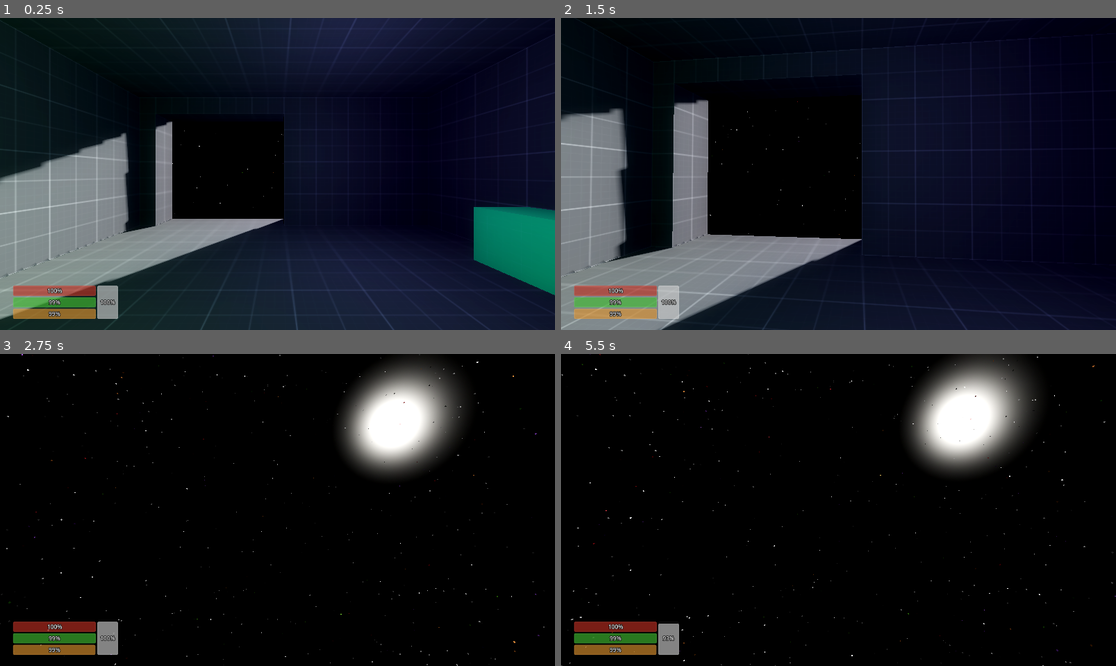
Above: before the commit, frames 1-4 (two rows, left to right).
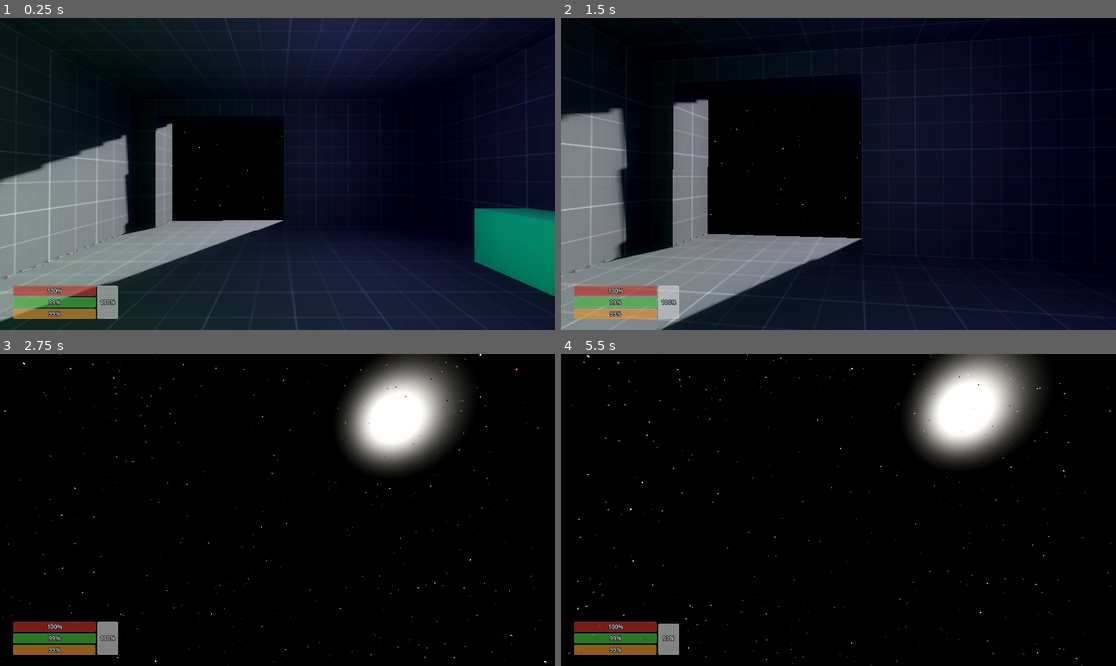
Above: after the commit, the same moments.

Repository: Clagonova/CosmicEchoes
Game: Godot game, scene res://levels/prototype/PrototypeLevel.tscn
The game is run twice, just before and just after one commit, with the same random seed, the same clock (stepped at 60 frames per second) and the same inputs.
Inputs (mouse positions are in pixels of both pictures, inside the frame that each line leads up to):
- Up to frame 1 (0.25 s): no input
- Up to frame 2 (1.5 s): move the mouse to (866, 174) at 0.52 s; hold C (crouch) 0.53-1.28 s; hold W (move_forward) from 0.53 s (still down); tap Space (jump) at 0.77, 1.07 s; tap Shift (sprint) at 0.8, 1.35 s; move the mouse to (810, 174) at 1.27 s
- Up to frame 3 (2.75 s): keep holding W (move_forward); tap Space (jump) at 1.52, 1.55, 1.82 s; move the mouse to (288, 503) at 2.02 s; hold Space (jump) from 2.03 s (still down); tap C (crouch) at 2.3 s
- Up to frame 4 (5.5 s): keep holding W (move_forward); move the mouse to (832, 516) at 2.77 s; release Space (jump) at 2.78 s; tap C (crouch) at 2.85, 4.35 s; tap Space (jump) at 3.02, 3.32, 3.77, 3.8, 4.07, 4.52, 4.82 s; tap Shift (sprint) at 3.05 s; move the mouse to (877, 513) at 3.52 s; hold Shift (sprint) 3.53-4.28 s; move the mouse to (794, 506) at 4.27 s; move the mouse to (844, 510) at 5.02 s; hold Shift (sprint) from 5.03 s (still down)

The runs differ from the first frame. In frame 1, 1.5% of the frame differs, in the area x 0-100%, y 0-100%; in frame 2, 0.4%; in frame 3, 3.0%; in frame 4, 5.0%.

Commit message:
Fixes & Refinements
- Fixed the camera jitter caused by physics process when moving
- Refined camera sway

Diff:
--- a/project.godot
+++ b/project.godot
@@ -75,12 +75,12 @@
 }
 debug_fill_fatigue={
 "deadzone": 0.2,
-"events": [Object(InputEventKey,"resource_local_to_scene":fa …(140 unchanged characters)… ":false,"keycode":0,"physical_keycode":52,"key_label":0,"unicode":0,"location":0,"echo":false,"script":null)
+"events": [Object(InputEventKey,"resource_local_to_scene":fa …(140 unchanged characters)… ":false,"keycode":0,"physical_keycode":51,"key_label":0,"unicode":0,"location":0,"echo":false,"script":null)
 ]
 }
 debug_fill_oxygen={
 "deadzone": 0.2,
-"events": [Object(InputEventKey,"resource_local_to_scene":fa …(140 unchanged characters)… ":false,"keycode":0,"physical_keycode":53,"key_label":0,"unicode":0,"location":0,"echo":false,"script":null)
+"events": [Object(InputEventKey,"resource_local_to_scene":fa …(140 unchanged characters)… ":false,"keycode":0,"physical_keycode":52,"key_label":0,"unicode":0,"location":0,"echo":false,"script":null)
 ]
 }
 debug_switch_gravity={
@@ -88,9 +88,9 @@
 "events": [Object(InputEventKey,"resource_local_to_scene":false,"resource_name":"","device":-1,"window_id":0,"alt_press …(189 unchanged characters)…
 ]
 }
-debug_fill_thirst={
+quit={
 "deadzone": 0.2,
-"events": [Object(InputEventKey,"resource_local_to_scene":fa …(66 unchanged characters)… se,"shift_pressed":false,"ctrl_pressed":true,"meta_pressed":false,"pressed":false,"keycode":0,"physical_keycode":51,"key_label":0,"unicode":0,"location":0,"echo":false,"script":null)
+"events": [Object(InputEventKey,"resource_local_to_scene":fa …(66 unchanged characters)… se,"shift_pressed":false,"ctrl_pressed":false,"meta_pressed":false,"pressed":false,"keycode":0,"physical_keycode":4194305,"key_label":0,"unicode":0,"location":0,"echo":false,"script":null)
 ]
 }
 
--- a/scenes/player/Player.tscn
+++ b/scenes/player/Player.tscn
@@ -25,7 +25,10 @@
 unique_name_in_owner = true
 transform = Transform3D(1, 0, 0, 0, 1, 0, 0, 0, 1, 0, 1.6, 0)
 
-[node name="Camera3D" type="Camera3D" parent="Head"]
+[node name="Eyes" type="Node3D" parent="Head"]
+unique_name_in_owner = true
+
+[node name="Camera3D" type="Camera3D" parent="Head/Eyes"]
 unique_name_in_owner = true
 
 [node name="CeilingCheck" type="RayCast3D" parent="."]
--- a/scenes/player/camera_effects.gd
+++ b/scenes/player/camera_effects.gd
@@ -3,67 +3,136 @@
 const PlayerState = preload("res://scenes/player/player_states.gd").PlayerState
 
 @onready var player: CharacterBody3D = $".."
+@onready var head: Node3D = %Head
+@onready var eyes: Node3D = %Eyes
 
 # --- Sway ---
 @export var max_sway_angle := 1.75
-@export var sway_speed := 15.0
+@export var sway_stiffness := 120.0
+@export var sway_damping := 15.0
+
 var sway_roll := 0.0
 var sway_pitch := 0.0
+var sway_roll_vel := 0.0
+var sway_pitch_vel := 0.0
 
 # --- Breathing ---
-var current_breath_speed := 1.0
-var current_breath_amplitude := 0.025
+var base_breath_speed := 1.0
+var base_breath_amplitude := 0.025
 var breath_timer := 0.0
 
-# --- Internals ---
-var head: Node3D
-var camera: Camera3D
+# Manuel ayarlama için override değerleri
+var manual_breath_override := false
+var manual_breath_speed := 1.0
+var manual_breath_amplitude := 0.025
 
-func _ready():
-	head = %Head
-	camera = %Camera3D
+
+func spring_update(current: float, target: float, velocity: float, delta: float, stiffness := 120.0, damping := 15.0) -> Array:
+	var displacement = target - current
+	var spring_force = displacement * stiffness
+	var damping_force = -velocity * damping
+	var force = spring_force + damping_force
+
+	velocity += force * delta
+	current += velocity * delta
+	return [current, velocity]
+
+func set_manual_breath(speed: float, amplitude: float, duration: float = 0.0) -> void:
+	manual_breath_override = true
+	manual_breath_speed = speed
+	manual_breath_amplitude = amplitude
+
+	if duration > 0.0:
+		var t = Timer.new()
+		t.wait_time = duration
+		t.one_shot = true
+		add_child(t)
+		t.start()
+		await t.timeout
+		manual_breath_override = false
+		t.queue_free()
+
 
 func _physics_process(delta):
 	# --- SWAY ---
-		var lateral_velocity = player.velocity.dot(transform.basis.x)
-		var forward_velocity = player.velocity.dot(transform.basis.z)
-		if player.state == PlayerState.CROUCHING:
+	var local_velocity = player.global_transform.affine_inverse() * player.velocity
+	var lateral_velocity = local_velocity.x
+	var forward_velocity = local_velocity.z
+
+	var state_sway_factor = 1.0
+	match player.state:
+		PlayerState.CROUCHING:
 			lateral_velocity *= 0.5
 			forward_velocity *= 0.5
+			state_sway_factor = 0.6
+		PlayerState.WALKING:
+			state_sway_factor = 0.8
+		PlayerState.RUNNING:
+			state_sway_factor = 1.2
+		PlayerState.JUMPING:
+			state_sway_factor = 1.0
+		PlayerState.ZEROG:
+			state_sway_factor = 0.4
 
-		sway_roll = lerp(sway_roll, -lateral_velocity / player.run_speed * max_sway_angle, delta * sway_speed)
-		sway_pitch = lerp(sway_pitch, -forward_velocity / player.run_speed * max_sway_angle, delta * sway_speed)
+	var target_roll = (-lateral_velocity / player.run_speed) * max_sway_angle * state_sway_factor
+	var target_pitch = (-forward_velocity / player.run_speed) * max_sway_angle * state_sway_factor
 
-		head.rotation.z = deg_to_rad(sway_roll)
-		camera.rotation.x = deg_to_rad(player.pitch) + deg_to_rad(sway_pitch)
+	var res_roll = spring_update(sway_roll, target_roll, sway_roll_vel, delta, sway_stiffness, sway_damping)
+	sway_roll = res_roll[0]
+	sway_roll_vel = res_roll[1]
 
-		# --- BREATHING ---
-		var target_breath_speed = 1.0
-		var target_breath_amplitude = 0.025
+	var res_pitch = spring_update(sway_pitch, target_pitch, sway_pitch_vel, delta, sway_stiffness, sway_damping)
+	sway_pitch = res_pitch[0]
+	sway_pitch_vel = res_pitch[1]
+
+	head.rotation.z = deg_to_rad(sway_roll)
+	eyes.rotation.x = deg_to_rad(player.pitch) + deg_to_rad(sway_pitch)
+
+	# --- BREATHING ---
+	var target_breath_speed := base_breath_speed
+	var target_breath_amplitude := base_breath_amplitude
+
+	if manual_breath_override:
+		target_breath_speed = manual_breath_speed
+		target_breath_amplitude = manual_breath_amplitude
+	else:
+		var speed_factor = player.velocity.length() / player.run_speed
+		speed_factor = clamp(speed_factor, 0.0, 1.0)
+
 		match player.state:
 			PlayerState.IDLE:
-				target_breath_speed = 0.6
-				target_breath_amplitude = 0.015
+				target_breath_speed = lerp(0.6, 1.0, speed_factor)
+				target_breath_amplitude = lerp(0.015, 0.025, speed_factor)
 			PlayerState.CROUCHING:
-				target_breath_speed = 0.4
-				target_breath_amplitude = 0.01
+				target_breath_speed = lerp(0.4, 0.8, speed_factor)
+				target_breath_amplitude = lerp(0.01, 0.02, speed_factor)
 			PlayerState.WALKING:
-				target_breath_speed = 1.3
-				target_breath_amplitude = 0.025
+				target_breath_speed = lerp(1.0, 1.3, speed_factor)
+				target_breath_amplitude = lerp(0.02, 0.03, speed_factor)
 			PlayerState.RUNNING:
-				target_breath_speed = 1.9
-				target_breath_amplitude = 0.04
+				target_breath_speed = lerp(1.3, 1.9, speed_factor)
+				target_breath_amplitude = lerp(0.03, 0.04, speed_factor)
 			PlayerState.JUMPING:
-				target_breath_speed = 2.2
-				target_breath_amplitude = 0.055
+				target_breath_speed = lerp(1.5, 2.2, speed_factor)
+				target_breath_amplitude = lerp(0.04, 0.055, speed_factor)
 			PlayerState.ZEROG:
-				target_breath_speed = 0.8
-				target_breath_amplitude = 0.015
+				target_breath_speed = lerp(0.7, 1.0, speed_factor)
+				target_breath_amplitude = lerp(0.01, 0.02, speed_factor)
 
-		current_breath_speed = lerp(current_breath_speed, target_breath_speed, delta * 2.0)
-		current_breath_amplitude = lerp(current_breath_amplitude, target_breath_amplitude, delta * 2.0)
+	var lerp_up_speed := 5.0
+	var lerp_down_speed := 1.0
 
-		breath_timer += delta * current_breath_speed
-		var breath_offset = sin(breath_timer * PI * 2.0) * current_breath_amplitude
-		var base_head_y = player.current_height - 0.2
-		head.position.y = lerp(head.position.y, base_head_y + breath_offset, delta * 5.0)
+	if base_breath_speed < target_breath_speed:
+		base_breath_speed = lerp(base_breath_speed, target_breath_speed, delta * lerp_up_speed)
+	else:
+		base_breath_speed = lerp(base_breath_speed, target_breath_speed, delta * lerp_down_speed)
+
+	if base_breath_amplitude < target_breath_amplitude:
+		base_breath_amplitude = lerp(base_breath_amplitude, target_breath_amplitude, delta * lerp_up_speed)
+	else:
+		base_breath_amplitude = lerp(base_breath_amplitude, target_breath_amplitude, delta * lerp_down_speed)
+
+	breath_timer += delta * base_breath_speed
+	var breath_offset = sin(breath_timer * PI * 2.0) * base_breath_amplitude
+	var base_head_y = player.current_height - 0.2
+	head.position.y = lerp(head.position.y, base_head_y + breath_offset, delta * 5.0)
--- a/scenes/player/player.gd
+++ b/scenes/player/player.gd
@@ -3,6 +3,8 @@
 const PlayerState = preload("res://scenes/player/player_states.gd").PlayerState
 
 @onready var vitals: Node3D = $Vitals
+@onready var head: Node3D = %Head
+@onready var camera: Camera3D = %Camera3D
 
 # --- Movement ---
 @export var walk_speed := 4.0
@@ -35,12 +37,10 @@
 
 # --- Internal ---
 var velocity_y := 0.0
-var head
-var camera
 var collision_shape
 var ceiling_check
 var current_height := 0.0
-var is_in_space := false  # ileride gravity system ile değişecek
+var is_in_space := false  # Will be changed with gravity system later
 
 var yaw := 0.0
 var pitch := 0.0
@@ -55,14 +55,33 @@
 var state := PlayerState.IDLE
 
 
-# --- READY ---
 func _ready():
-	head = $Head
-	camera = $Head/Camera3D
 	collision_shape = $CollisionShape3D
 	ceiling_check = $CeilingCheck
 	current_height = stand_height
 	Input.set_mouse_mode(Input.MOUSE_MODE_CAPTURED)
+
+
+# --- PHYSICS ---
+func _physics_process(delta):
+	var input = handle_input()
+
+	# Debug toggle
+	if Input.is_action_just_pressed("debug_switch_gravity"):
+		is_in_space = not is_in_space
+
+	state = determine_state(input)
+
+	if state == PlayerState.ZEROG:
+		handle_zero_g(input, delta)
+	else:
+		vitals.apply_fatigue_drain(state, delta)
+		handle_movement(input, delta)
+		handle_jump(input, delta)
+		update_crouch_height(delta)
+
+	applyCamSmoothing(delta)
+	move_and_slide()
 
 
 # --- INPUT ---
@@ -72,42 +91,20 @@
 		target_pitch -= deg_to_rad(event.relative.y * mouse_sens)
 		target_pitch = clamp(target_pitch, deg_to_rad(-89), deg_to_rad(89))
 
-
-# --- PROCESS ---
-func _process(_delta):
-	# Mouse look smoothing
+	if Input.is_action_just_pressed("quit"):
+		get_tree().quit()
+
+# --- MOUSE LOOK SMOOTHING ---
+func applyCamSmoothing(_delta) -> void:
 	yaw = lerp(yaw, target_yaw, mouse_smooth)
 	pitch = lerp(pitch, target_pitch, mouse_smooth)
 	rotation.y = yaw
 	head.rotation.x = pitch
 
-
-# --- PHYSICS ---
-func _physics_process(delta):
-	var input = handle_input()
-
-	# Debug toggle
-	if Input.is_action_just_pressed("debug_switch_gravity"):
-		is_in_space = not is_in_space
-
-	state = determine_state(input)
-
-	if state == PlayerState.ZEROG:
-		handle_zero_g(input, delta)
-	else:
-		vitals.apply_fatigue_drain(state, delta)
-		handle_movement(input, delta)
-		handle_jump(input, delta)
-		update_crouch_height(delta)
-
-	move_and_slide()
-
-
 # --- INPUT HANDLING ---
 func handle_input() -> Dictionary:
 	var input_dir = Input.get_vector("move_left", "move_right", "move_forward", "move_back")
 
-	# --- Kamera yönüne göre yön ---
 	var cam_forward = head.global_transform.basis.z
 	cam_forward.y = 0
 	cam_forward = cam_forward.normalized()
@@ -128,7 +125,7 @@
 	}
 
 
-
+# --- PLAYER STATES ---
 func determine_state(input: Dictionary) -> PlayerState:
 	if is_in_space:
 		return PlayerState.ZEROG
@@ -148,8 +145,9 @@
 		return PlayerState.IDLE
 
 
+# --- ZERO-G MOVEMENT ---
 func handle_zero_g(input: Dictionary, delta: float):
-	# Kamera yönleri
+	# Camera angles
 	var forward_dir = -head.global_transform.basis.z
 	var right_dir = head.global_transform.basis.x
 	var up_dir = Vector3.UP
@@ -160,12 +158,8 @@
 	thrust -= forward_dir * (1 if Input.is_action_pressed("move_back") else 0)
 	thrust += right_dir * (1 if Input.is_action_pressed("move_right") else 0)
 	thrust -= right_dir * (1 if Input.is_action_pressed("move_left") else 0)
-
-	# Yükselme/alçalma tuşları
-	if Input.is_action_pressed("jump"):
-		thrust += up_dir
-	if Input.is_action_pressed("crouch"):
-		thrust -= up_dir
+	thrust += up_dir * (1 if Input.is_action_pressed("jump") else 0)
+	thrust -= up_dir * (1 if Input.is_action_pressed("crouch") else 0)
 
 	var sprinting = input["sprint"]
 	var speed = thruster_boost_force if sprinting else thruster_force
@@ -174,29 +168,21 @@
 	if thrust.length() > 0.01:
 		var oxygen_used = vitals.use_oxygen(oxygen_needed)
 		if oxygen_used > 0.0:
-			# Hedef velocity ve momentum
+			# Target velocity and momentum
 			var target_velocity = thrust.normalized() * speed
 			velocity = velocity.lerp(target_velocity, delta * 3.5)
-
-			# Smooth rotation
-			var target_yaw_dir = Vector3(velocity.x, 0, velocity.z)
-			if target_yaw_dir.length() > 0.01:
-				var target_yaw_angle = atan2(-target_yaw_dir.x, -target_yaw_dir.z)
-				var rotation_speed = 5.0
-				if sprinting:
-					rotation_speed *= 1.5
-				rotation.y = lerp_angle(rotation.y, target_yaw_angle, delta * rotation_speed)
-	else:
-		# Drift: momentum korunuyor ama yavaş yavaş sürtünme ile azalıyor
-		var friction = 0.85  # daha düşük = daha hızlı yavaşlar
+	else:
+		# Drift: keeps the momentum but it decays over time
+		var friction = 0.85  # smaller = slows faster
 		velocity *= pow(friction, delta * 2.5)
 
-	# --- Hız limiti ---
+	# Speed limit
 	var max_speed = thruster_boost_force if sprinting else thruster_force
 	if velocity.length() > max_speed:
 		velocity = velocity.normalized() * max_speed
 
 
+# --- NORMAL MOVEMENT ---
 func handle_movement(input: Dictionary, delta: float):
 	var speed = walk_speed
 	match state:
@@ -237,7 +223,7 @@
 
 func handle_fall_damage():
 	var fall_distance = falling_start_y - global_transform.origin.y
-	if fall_distance > 3.0: # minimum mesafe
+	if fall_distance > 3.0: # Min distance
 		var fall_damage = (fall_distance - 3.0) * 10.0
 		vitals.damage_health(fall_damage, 1.0)
 	is_falling = false
